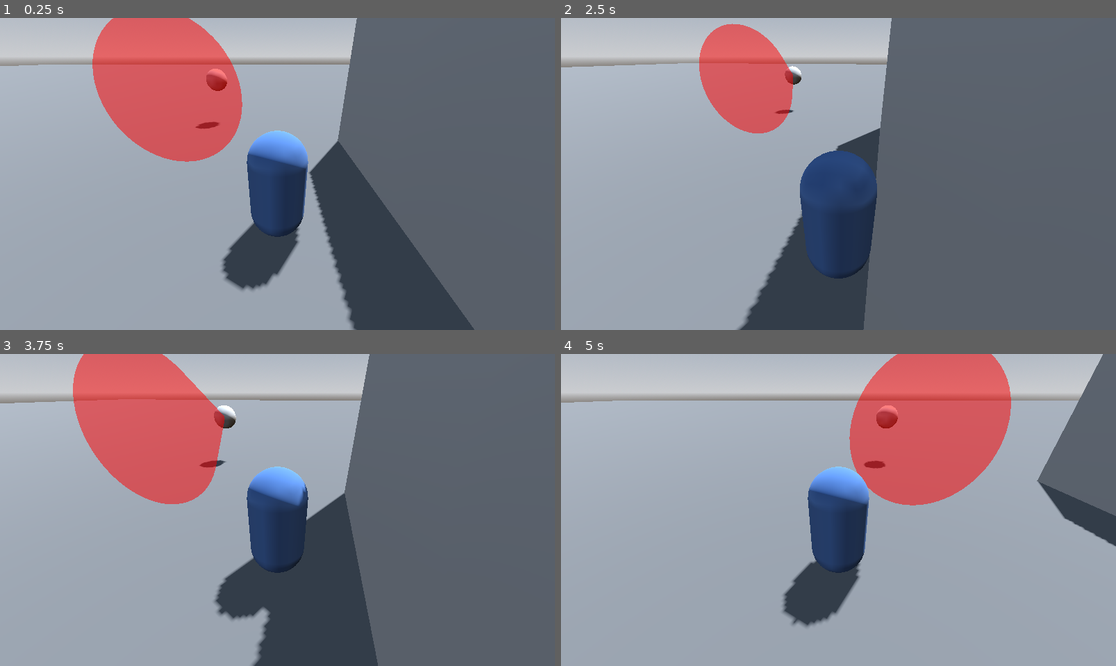
Above: before the commit, frames 1-4 (two rows, left to right).
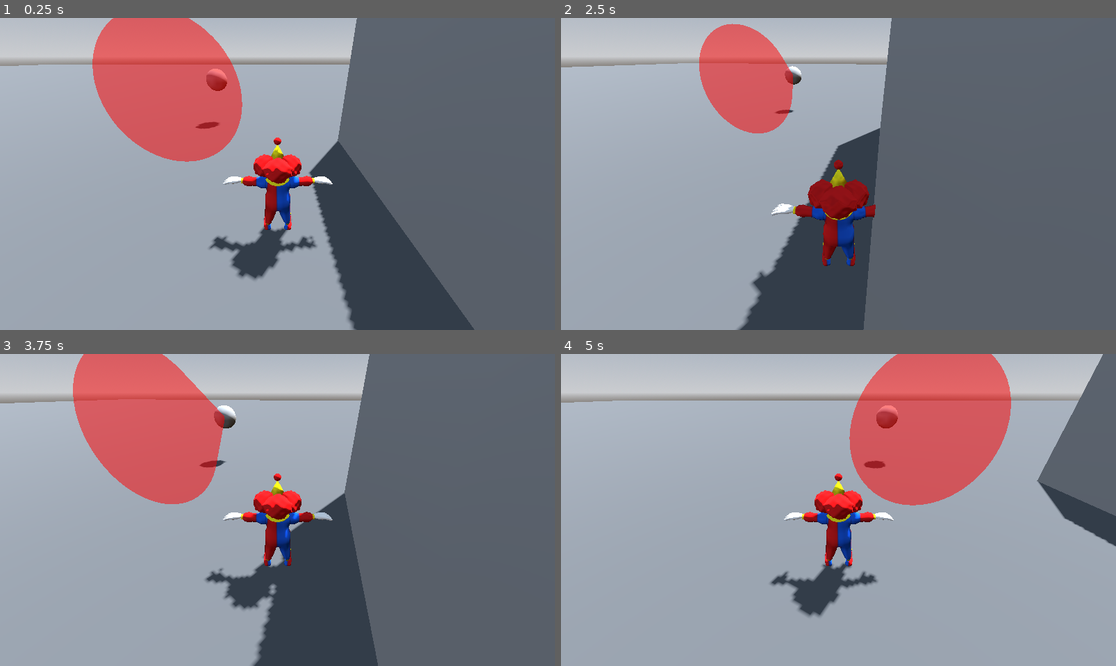
Above: after the commit, the same moments.

Repository: tmrupp/GGJ2026
Game: Godot game, scene res://scenes/level.tscn
Same seed, same stepped clock (60 frames per second), same inputs: the game is played once before the commit and once after it. This scene is started directly instead of the project's main scene.
Inputs:
- Up to frame 1 (0.25 s): no input
- Up to frame 2 (2.5 s): tap Enter at 0.5 s; hold D (Right) 0.53-1.28 s; tap Q (Clockwise) at 0.6, 2.1 s; hold S (Back) 1.28-2.03 s; tap E (CounterClockwise) at 1.35 s; hold D (Right) from 2.03 s (still down)
- Up to frame 3 (3.75 s): release D (Right) at 2.78 s; hold W (Forward) 2.78-3.53 s; tap E (CounterClockwise) at 2.85 s; hold A (Left) from 3.53 s (still down); tap Q (Clockwise) at 3.6 s
- Up to frame 4 (5 s): keep holding A (Left); tap E (CounterClockwise) at 4.35 s

The runs differ from the first frame. In frame 1, 4.5% of the frame differs, in the area x 37-60%, y 36-88%; in frame 2, 4.1%; in frame 3, 3.9%; in frame 4, 4.5%.

Commit message:
Add clown player model to player scene

Diff:
--- a/scenes/player.tscn
+++ b/scenes/player.tscn
@@ -1,6 +1,7 @@
-[gd_scene load_steps=5 format=3 uid="uid://dm6qoe57l87ub"]
+[gd_scene load_steps=6 format=3 uid="uid://dm6qoe57l87ub"]
 
 [ext_resource type="Script" uid="uid://coxeexgx1hiyc" path="res://scripts/character_controller.gd" id="1_3vyb7"]
+[ext_resource type="PackedScene" uid="uid://ca0dpf1axlo0t" path="res://Art/ClownPlayer.glb" id="2_g2els"]
 
 [sub_resource type="StandardMaterial3D" id="StandardMaterial3D_8alpp"]
 albedo_color = Color(0.2491, 0.36145994, 0.53, 1)
@@ -13,7 +14,13 @@
 [node name="Player" type="CharacterBody3D"]
 script = ExtResource("1_3vyb7")
 
+[node name="Node3D" type="Node3D" parent="."]
+
+[node name="ClownPlayer" parent="Node3D" instance=ExtResource("2_g2els")]
+transform = Transform3D(-0.25, 0, -2.1855694e-08, 0, 0.25, 0, 2.1855694e-08, 0, -0.25, 0, -1, 0)
+
 [node name="MeshInstance3D" type="MeshInstance3D" parent="."]
+visible = false
 mesh = SubResource("CapsuleMesh_klq6b")
 
 [node name="CollisionShape3D" type="CollisionShape3D" parent="."]
